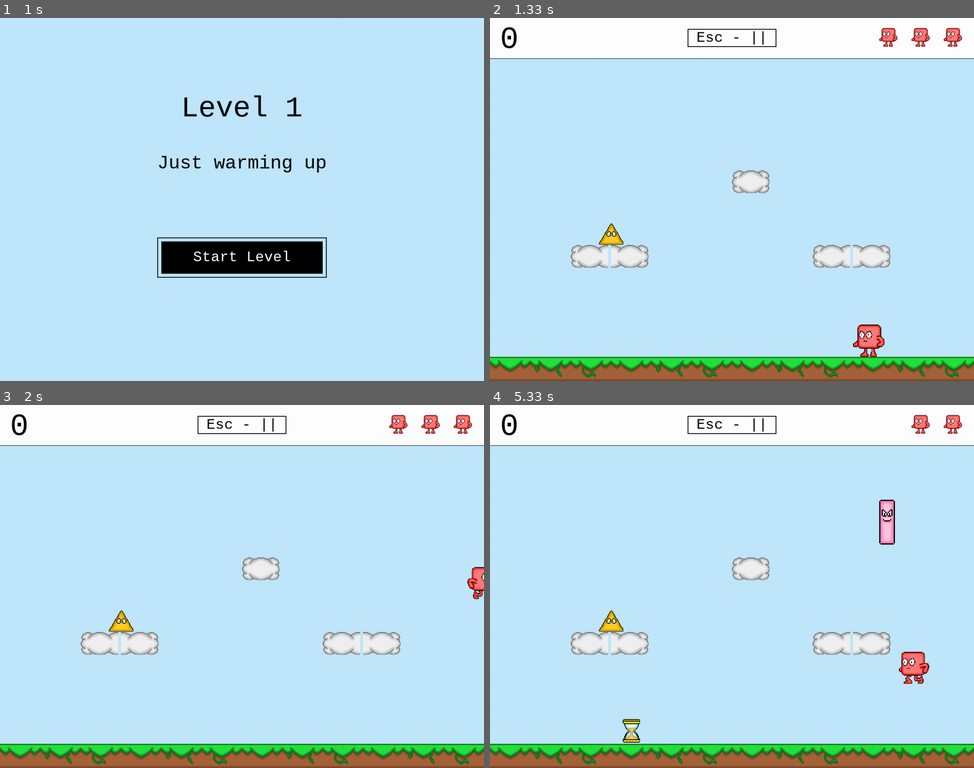
Above: before the commit, frames 1-4 (two rows, left to right).
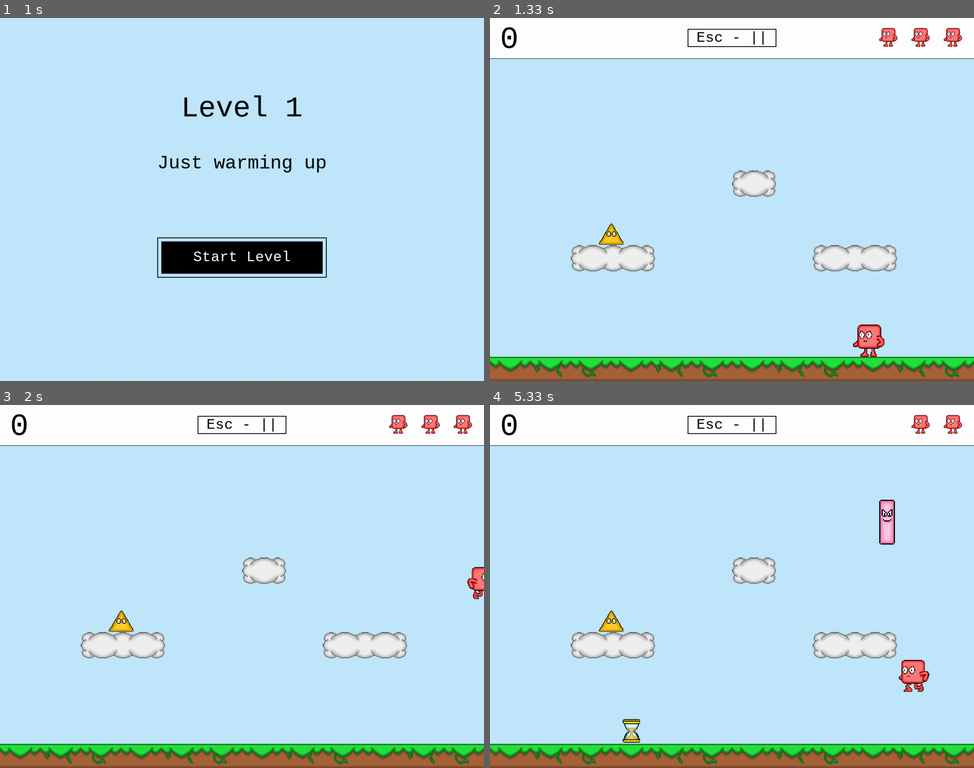
Above: after the commit, the same moments.

Repository: stevenacalhoun/geoplay
Game: pygame game, started from geometricPlay.py
Two runs of this game, one before a commit and one after it. Both use one fixed random seed, a clock stepped at 60 frames per second and the inputs below.
Inputs:
- Up to frame 1 (1 s): hold Right 0.33-0.8 s; tap Enter at 0.83 s
- Up to frame 2 (1.33 s): tap Enter at 1.17 s
- Up to frame 3 (2 s): hold Right 1.5-1.97 s; tap Space at 1.57, 1.87 s
- Up to frame 4 (5.33 s): hold Left 2-2.53 s; tap Space at 2.07, 2.37, 2.63, 2.93, 3.07, 3.37, 3.73, 4.03, 4.23, 4.53, 4.73, 5.03, 5.23 s; hold Left 2.57-2.97 s; hold Right 3-3.63 s; hold Left 3.67-4.13 s; hold Right 4.17-4.63 s; hold Right 4.67-5.13 s; hold Left from 5.17 s (still down)

Frame 1 is identical in both runs. In frame 2, 1.5% of the frame differs, in the area x 16-85%, y 41-70%; in frame 3, 1.5%; in frame 4, 2.0%, in the area x 16-91%, y 41-80%.

Commit message:
Fixed the incorrect scaling of the cloud platforms

Diff:
--- a/levels.py
+++ b/levels.py
@@ -68,10 +68,10 @@
     numRows = len(self.levelTiles)
     numColumns = self.countColumns()
 
-    # Scale the triangle and powerup sprites based on the size of the level
+    # Scale all the sprites based on the size of the level
     prepareTriangleSprites(30.0/numRows)
     preparePowerUpSprites(30.0/numRows)
-    preparePlatformSprites(30.0/numRows)
+    preparePlatformSprites(35.0/numRows)
     prepareRectangleSprites(48.0/numRows)
 
     # Tile width and height based on the number of columns and rows
